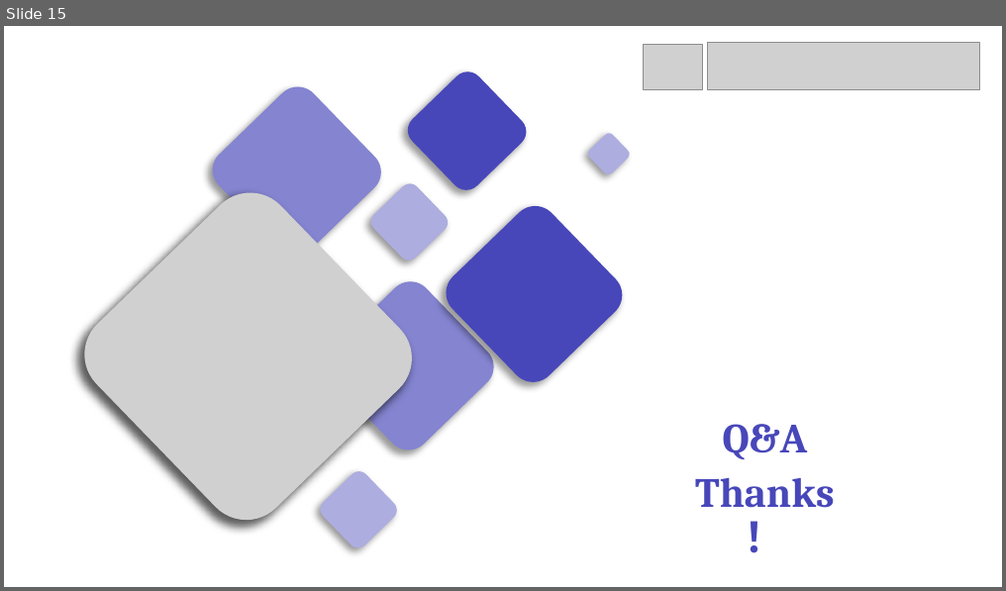
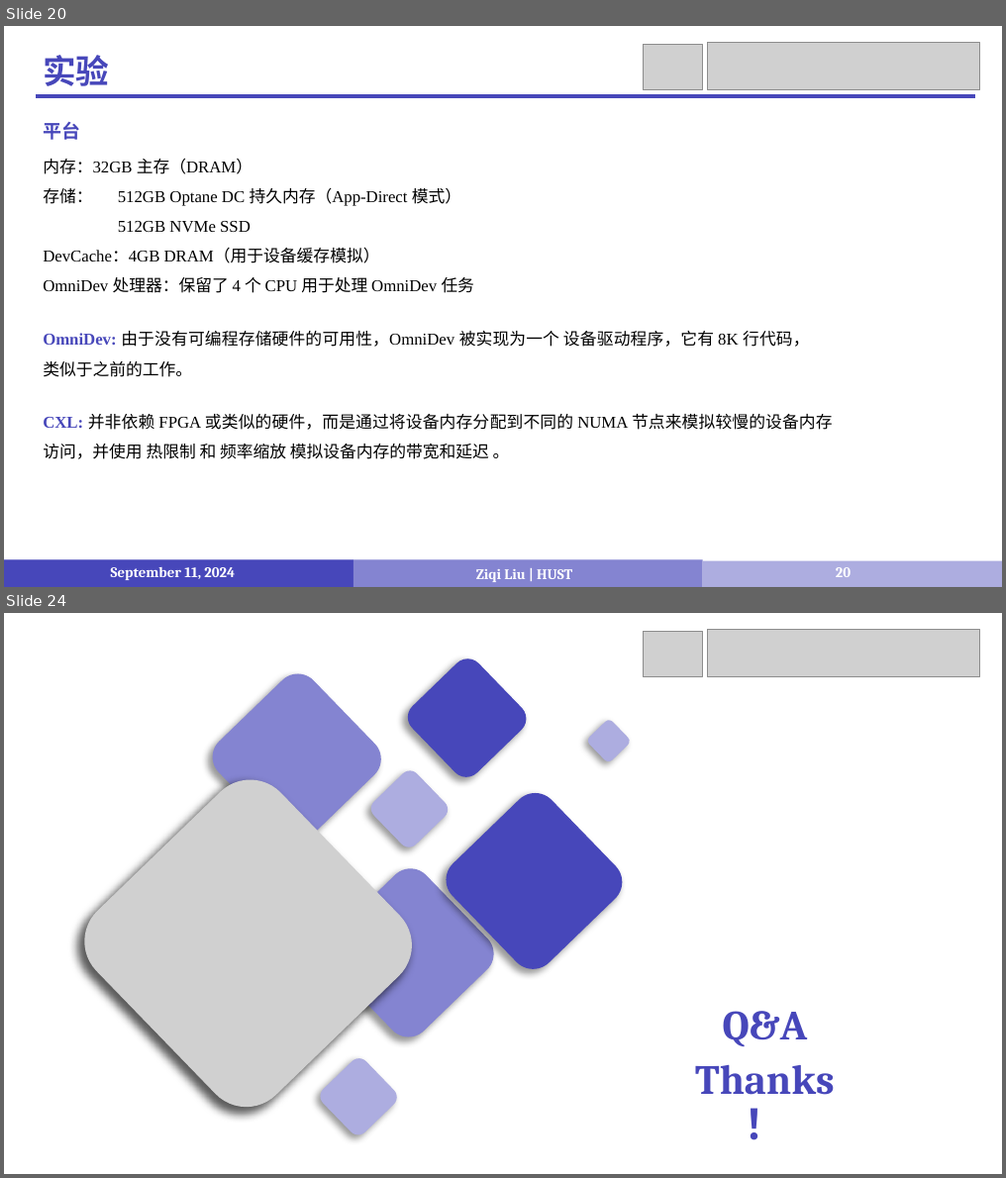
Before and after one commit to LiuziqiOvO/md, a slide deck: 4_Paper/报告/12_OmniCache.pptx. Shown one above the other, each under a label of ours: slide 15 before the commit, slides 20 and 24 after it; the slides between them are not shown. The pictures are 1006x591 and 1006x1178 pixels, drawn with LibreOffice and Linux fonts; fonts in the diff are those of the drawing; grey boxes stand for pictures. Boxes give left, top, right and bottom in pixels: in the first picture for what was removed or moved away, otherwise in the second. Text is boxed around its words. In the diff, an @@ line names an element or a change of style, - is before the commit and + after.

```diff
--- a/4_Paper/报告/12_OmniCache.pptx
+++ b/4_Paper/报告/12_OmniCache.pptx
@@ slide 20 added at (4,26,1002,587), background #FFFFFF @@
@@ rectangle added at (4,26,19,41), fill #FFFFFF @@
@@ text added at (43,55,109,86), 32 pt, text #4747BA, bold @@
+实验
@@ picture added at (643,44,703,89) @@
@@ picture added at (708,43,979,89) @@
@@ line added from (36, 96) to (976, 96), #4747BA 3 pt @@
@@ text added at (43,122,80,140), 18 pt, text #4747BA, bold @@
+平台
@@ text added at (43,158,475,293), 16 pt, text #000000 @@
+内存：32GB 主存（DRAM）
+存储： 512GB Optane DC 持久内存（App-Direct 模式）
+512GB NVMe SSD
+DevCache：4GB DRAM（用于设备缓存模拟）
+OmniDev 处理器：保留了 4 个 CPU 用于处理 OmniDev 任务
@@ text added at (43,331,810,377), 16 pt, text #000000 @@
+OmniDev: 由于没有可编程存储硬件的可用性，OmniDev 被实现为一个 设备驱动程序，它有 8K 行代码，类似于之前的工作。
@@ text added at (43,414,833,460), 16 pt, text #000000 @@
+CXL: 并非依赖 FPGA 或类似的硬件，而是通过将设备内存分配到不同的 NUMA 节点来模拟较慢的设备内存访问，并使用 热限制 和 频率缩放 模拟设备内存的带宽和延迟 。
@@ rectangle added at (4,560,353,587), fill #4747BA @@
@@ rectangle added at (353,560,703,587), fill #8484D1 @@
@@ text added at (111,568,235,580), 14 pt, text #FFFFFF, bold @@
+September 11, 2024
@@ text added at (476,570,572,582), 14 pt, text #FFFFFF, bold @@
+Ziqi Liu | HUST
@@ rectangle added at (703,562,1002,587), fill #ADADE0 @@
@@ page number added at (836,568,850,577), 14 pt, text #FFFFFF, bold @@
+20
@@ what was slide 15 is now slide 24 @@
```
Also in this commit, not shown: 8 slides changed, 14 other slides added, 6 slides removed, 5 other files.
